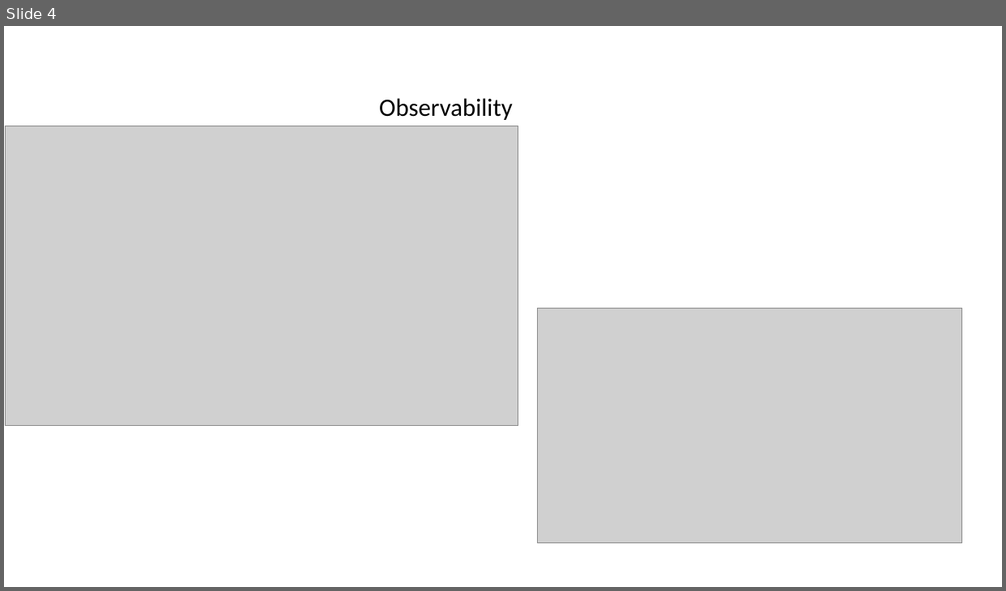
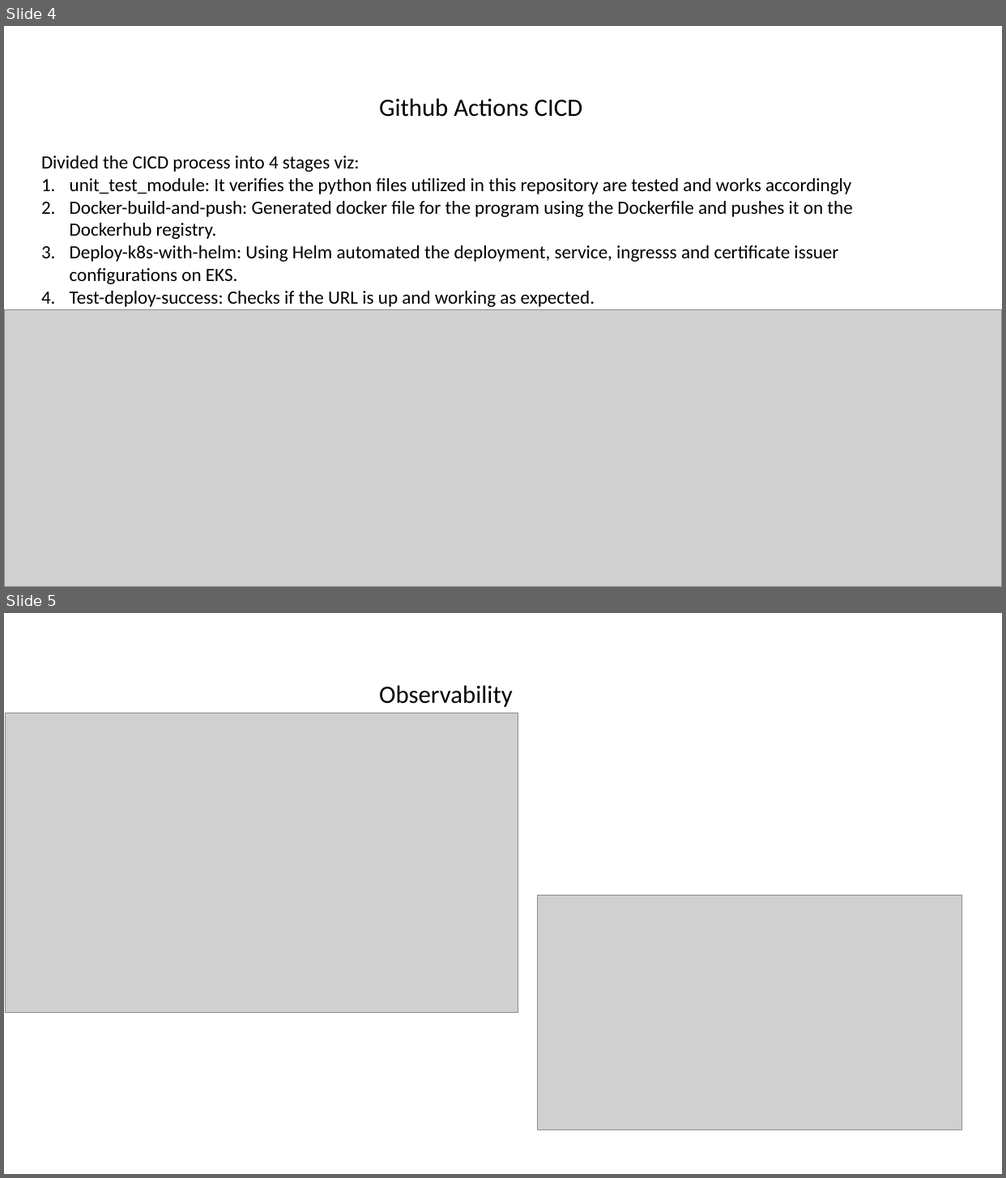
Before and after one commit to ubaidsworld/ABoss_Assessment, a slide deck: presentation slides/Aboss-Spam-Check-Demo-App-Presentation.pptx. Shown one above the other, each under a label of ours: slide 4 before the commit, slides 4 and 5 after it. The pictures are 1006x591 and 1006x1178 pixels, drawn with LibreOffice and Linux fonts; fonts in the diff are those of the drawing; grey boxes stand for pictures. Boxes give left, top, right and bottom in pixels: in the first picture for what was removed or moved away, otherwise in the second. Text is boxed around its words. In the diff, an @@ line names an element or a change of style, - is before the commit and + after.

Commit message:
Updated presentation with CICD process

```diff
--- a/presentation slides/Aboss-Spam-Check-Demo-App-Presentation.pptx
+++ b/presentation slides/Aboss-Spam-Check-Demo-App-Presentation.pptx
@@ slide 4 added at (x1=4, y1=26, x2=1002, y2=587), background #FFFFFF @@
@@ text added at (x1=379, y1=98, x2=583, y2=117), 24 pt, text #000000 @@
+Github Actions CICD
@@ text added at (x1=41, y1=156, x2=852, y2=307), 18 pt, text #000000 @@
+Divided the CICD process into 4 stages viz:
+1. unit_test_module: It verifies the python files utilized in this repository are tested and works accordingly
+2. Docker-build-and-push: Generated docker file for the program using the Dockerfile and pushes it on the Dockerhub registry.
+3. Deploy-k8s-with-helm: Using Helm automated the deployment, service, ingresss and certificate issuer configurations on EKS.
+4. Test-deploy-success: Checks if the URL is up and working as expected.
@@ picture added at (x1=4, y1=310, x2=1002, y2=587) @@
@@ what was slide 4 is now slide 5 @@
```
